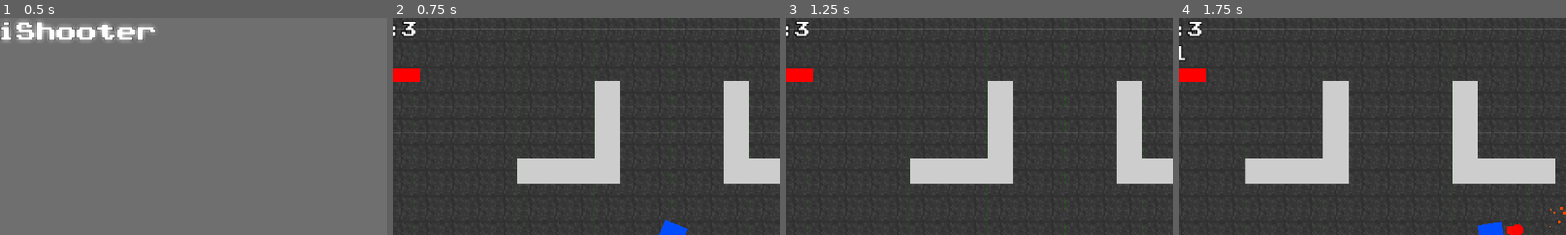
Above: before the commit, frames 1-4 (left to right).
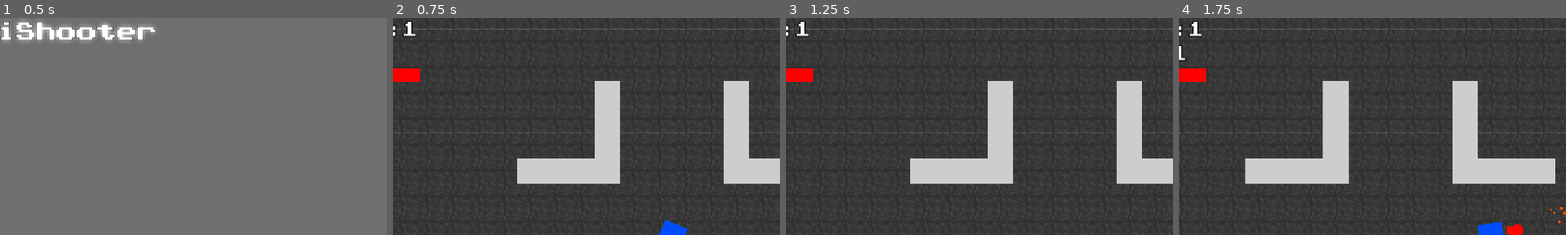
Above: after the commit, the same moments.

Repository: Kirottu/perttishooter
Game: Godot game, scene res://Scenes/MainMenu.tscn
Two runs of this game, one before a commit and one after it. Both use one fixed random seed, a clock stepped at 60 frames per second and the inputs below.
Inputs (mouse positions are % of the whole screen's width and height, from its top left):
- Up to frame 1 (0.5 s): no input
- Up to frame 2 (0.75 s): click "Play" at 0.5 s
- Up to frame 3 (1.25 s): no input
- Up to frame 4 (1.75 s): tap Enter at 1.25 s; move the mouse to (72, 45) at 1.27 s; hold D (right) from 1.28 s (still down); hold Space (fire) from 1.28 s (still down)
The pictures show only the part of the screen within x 14-64%, y 0-50%; the shares and areas given below are measured in that part.

Frame 1 is identical in both runs. In frame 2, 0.2% of the frame differs, in the area x 2-7%, y 1-9%; in frame 3, 0.2%; in frame 4, 0.2%.

Commit message:
add settings entry for respawn delay

Diff:
--- a/Scripts/Enemy.gd
+++ b/Scripts/Enemy.gd
@@ -24,6 +24,7 @@
 func _process(delta):
 	# Look at pertti, looks  t h i c c
 	# I see what you did arte, this incident will be reported
+	# You just can't handle the truth, he do be dummy thicc
 	look_at(pertti.position)
 
 func _physics_process(delta):
--- a/Scripts/Level.gd
+++ b/Scripts/Level.gd
@@ -131,9 +131,12 @@
 	if !tower_destroyed:
 		enemies_spawnable = false
 		respawn_label.visible = true
-		for i in range(5):
-			respawn_label.text = "Respawning In:" + str(5-i)
+		for i in range(Settings.respawn_delay):
+			respawn_label.text = "Respawning In:" + str(Settings.respawn_delay-i)
 			yield(get_tree().create_timer(1), "timeout")
+
+
+		#pertti.animation.play("Invinsibility")
 	elif tower_destroyed:
 		gameover = true
 		game_over_label.visible = true
--- a/Scripts/Pertti.gd
+++ b/Scripts/Pertti.gd
@@ -79,7 +79,7 @@
 			explosion.play()
 			gameover = true
 			emit_signal("gameover")
-			yield(get_tree().create_timer(5), "timeout")
+			yield(get_tree().create_timer(Settings.respawn_delay), "timeout")
 			emit_signal("respawn")
 			queue_free()
 		invinsibility = true
--- a/Scripts/Settings.gd
+++ b/Scripts/Settings.gd
@@ -9,12 +9,12 @@
 var enemy_health = 4
 var tower_enemy_speed = 500
 var tower_enemy_health = 3
-var pertti_health = 3
+var pertti_health = 1 #temp
 var gameover = false
 var path_update_timer = 0.5
 var invinsibility = 1.5
 var update_delay_factor = 0.05 #factor which the length of the route to pertti from enemy is multiplied with to calculate the amount of physicis frames before next recalculation
-
+var respawn_delay = 3
 var warning_flash_interval = 0.08
 
 var tower_health = 50
